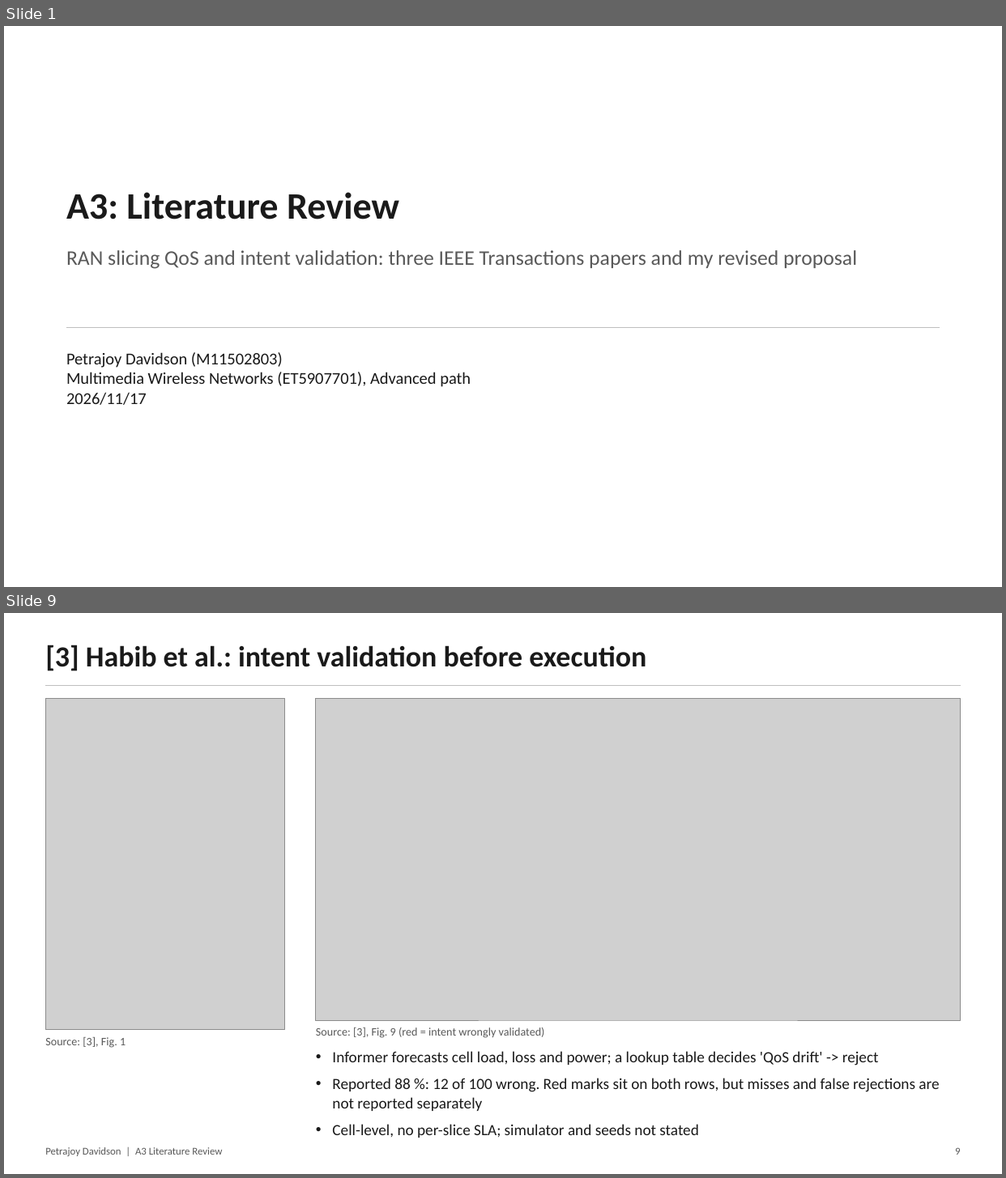
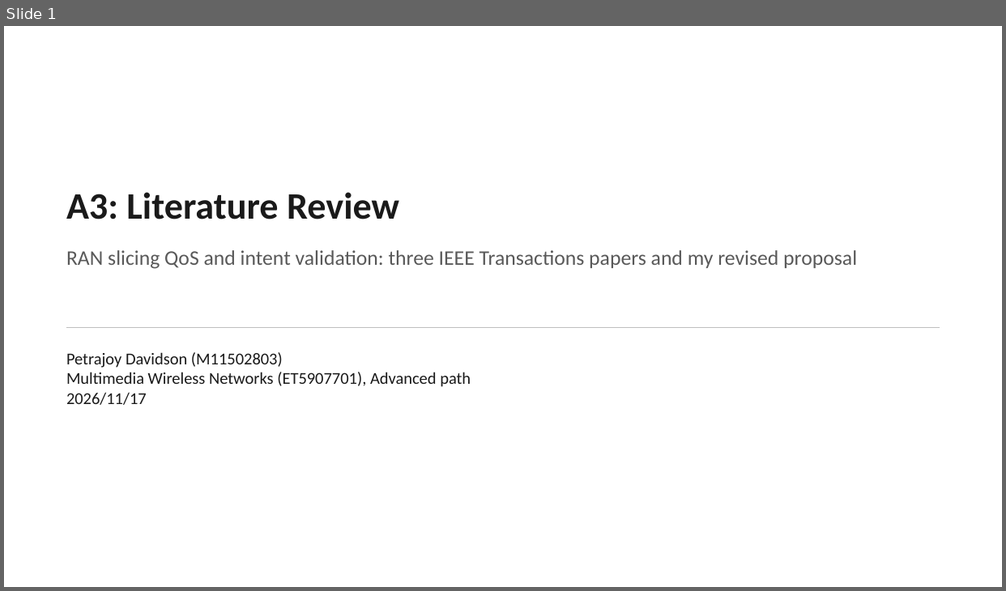
Before and after one commit to petrajoyd/MWN-2026-M11502803-Petrajoy-Davidson, a slide deck: A3-literature-review/presentation/A3-literature-review.pptx. Shown one above the other, each under a label of ours: slides 1 and 9 before the commit, slide 1 after it; the slides between them are not shown. The pictures are 1006x1178 and 1006x591 pixels, drawn with LibreOffice and Linux fonts; fonts in the diff are those of the drawing; grey boxes stand for pictures. Boxes give left, top, right and bottom in pixels: in the first picture for what was removed or moved away, otherwise in the second. Text is boxed around its words. In the diff, an @@ line names an element or a change of style, - is before the commit and + after.

```diff
--- a/A3-literature-review/presentation/A3-literature-review.pptx
+++ b/A3-literature-review/presentation/A3-literature-review.pptx
@@ slide 9 removed at [4, 613, 1002, 1174], background #FFFFFF @@
@@ text removed at [45, 645, 646, 671] @@
-[3] Habib et al.: intent validation before execution
@@ line removed from (46, 686) to (961, 686) @@
@@ picture removed at [46, 698, 285, 1030] @@
@@ picture removed at [316, 698, 961, 1021] @@
@@ text removed at [45, 1037, 126, 1048] @@
-Source: [3], Fig. 1
@@ text removed at [316, 1028, 545, 1038] @@
-Source: [3], Fig. 9 (red = intent wrongly validated)
@@ text removed at [332, 1051, 939, 1138] @@
-• Informer forecasts cell load, loss and power; a lookup table decides 'QoS drift' -> reject
-• Reported 88 %: 12 of 100 wrong. Red marks sit on both rows, but misses and false rejections are not reported separately
-• Cell-level, no per-slice SLA; simulator and seeds not stated
@@ text removed at [45, 1148, 222, 1157] @@
-Petrajoy Davidson | A3 Literature Review
@@ text removed at [955, 1148, 960, 1155] @@
-9
```
Also in this commit, not shown: 4 slides changed, 8 slides added, 6 other slides removed, 8 other files.
